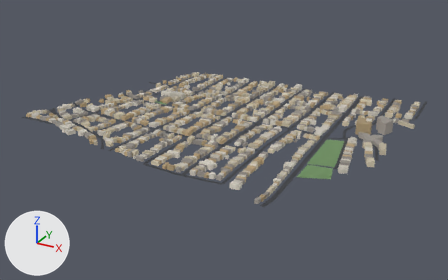
A saved change to the glTF model public/tiles/tile_6_15.glb.
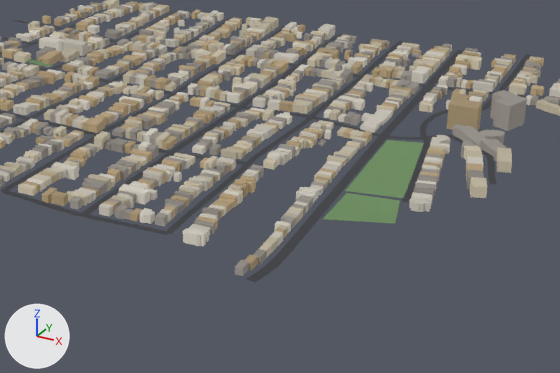
Each version appears first whole from a 50 mm lens placed at (-1263.0, -4888.0, 746.0), pointed at (-2005.0, -3539.0, 71.0), and next in a close-up on the part from 32% to 91% of the width and 26% to 90% of the height. The lights are fixed; the arrows at lower left show +X, +Y and +Z. The older version's two pictures come first. Where no turn or scale is listed for an object, it has been applied to the vertices.

The older version as bpy lines, for what is in view:
```python
me_bld_6_15 = bpy.data.meshes.new('bld_6_15')
me_bld_6_15.from_pydata(...)  # 20304 vertices, 27693 faces; spans x -415.0..415.0, y -414.0..414.0, z -60.0..60.0
me_bld_6_15.materials.append(mat_cityvc)
me_grn_6_15 = bpy.data.meshes.new('grn_6_15')
me_grn_6_15.from_pydata(...)  # 241 vertices, 457 faces; spans x -310.0..310.0, y -124.0..124.0, z -6.0..6.0
me_grn_6_15.materials.append(mat_cityvc)
me_road_6_15 = bpy.data.meshes.new('road_6_15')
me_road_6_15.from_pydata(...)  # 1930 vertices, 1848 faces; spans x -425.0..425.0, y -422.0..422.0, z -57.0..57.0
me_road_6_15.materials.append(mat_cityvc)
ob_bld_6_15 = bpy.data.objects.new('bld_6_15', me_bld_6_15)
ob_bld_6_15.location = (-1963.0, -3502.8, 140.8)
ob_grn_6_15 = bpy.data.objects.new('grn_6_15', me_grn_6_15)
ob_grn_6_15.location = (-1951.1, -3601.2, 116.1)
ob_road_6_15 = bpy.data.objects.new('road_6_15', me_road_6_15)
ob_road_6_15.location = (-1987.5, -3487.8, 140.1)
```
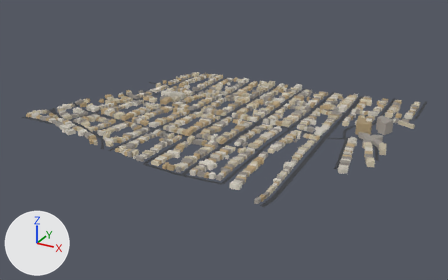
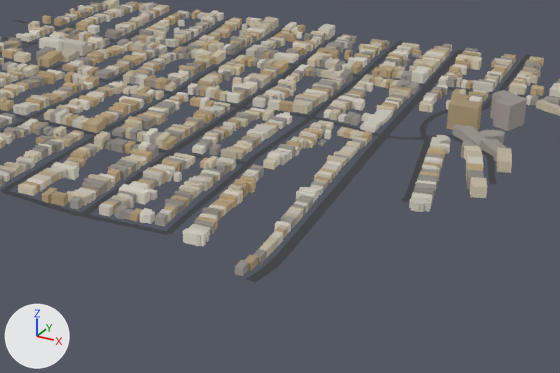
Changed parts and their boxes [x1, y1, x2, y2] in the close-ups (560 x 373 px):
'grn_6_15', deleted: before [26, 59, 424, 223]

Patch to the scene script:
```diff
--- a/public/tiles/tile_6_15.glb.py
+++ b/public/tiles/tile_6_15.glb.py
@@ ob_grn_6_15 @@
-ob_grn_6_15 = bpy.data.objects.new('grn_6_15', me_grn_6_15)
-ob_grn_6_15.location = (-1951.1, -3601.2, 116.1)
```
